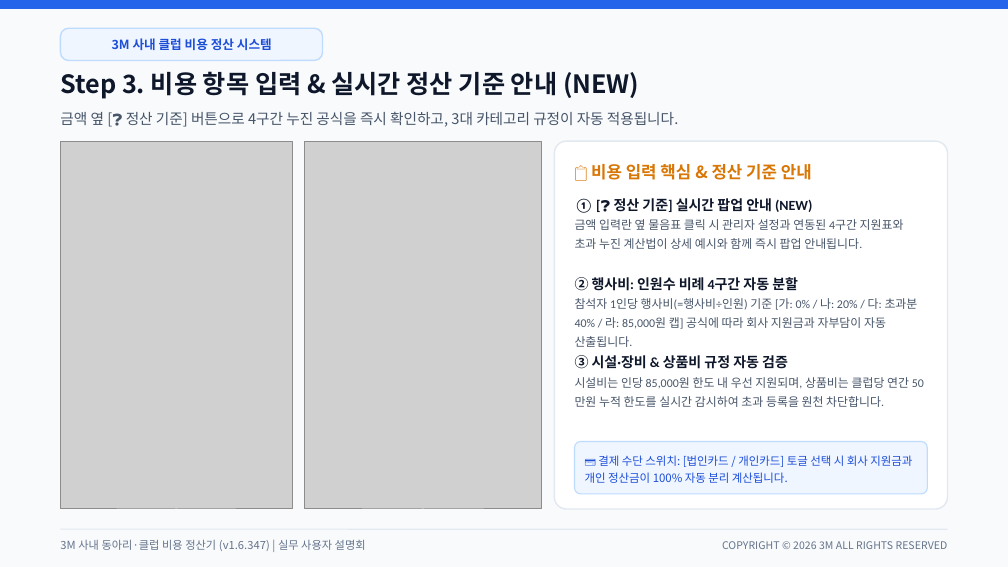
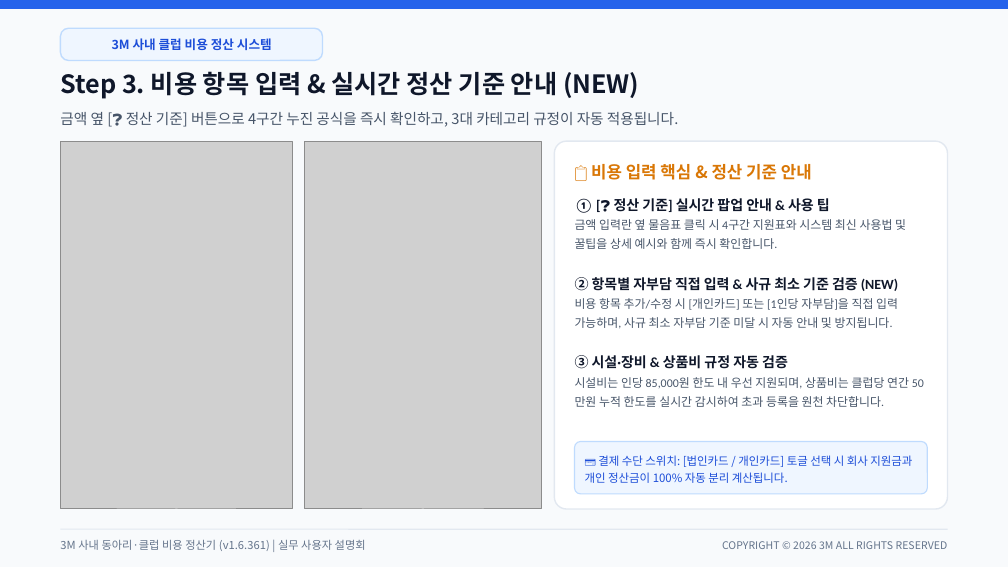
Before and after one commit to gochujangs33-dot/Club-expense, a slide deck: slide 6 of 3M_사내_클럽_비용_정산_시스템_사용_설명회.pptx. Drawn at 1008x567 pixels with LibreOffice and Linux fonts; fonts in the diff are those of the drawing; grey boxes stand for pictures. Boxes give left, top, right and bottom in pixels: in the first picture for what was removed or moved away, otherwise in the second. Text is boxed around its words. In the diff, an @@ line names an element or a change of style, - is before the commit and + after.

Commit message:
v1.6.361: 발표자료(PPTX) 및 인앱 사용법·정산 기준 모달 최신 내용 전면 동기화

```diff
--- a/3M_사내_클럽_비용_정산_시스템_사용_설명회.pptx
+++ b/3M_사내_클럽_비용_정산_시스템_사용_설명회.pptx
@@ text at <box>575,198,906,249</box>: text changed @@
-① [❓ 정산 기준] 실시간 팝업 안내 (NEW)
-금액 입력란 옆 물음표 클릭 시 관리자 설정과 연동된 4구간 지원표와 초과 누진 계산법이 상세 예시와 함께 즉시 팝업 안내됩니다.
+① [❓ 정산 기준] 실시간 팝업 안내 & 사용 팁
+금액 입력란 옆 물음표 클릭 시 4구간 지원표와 시스템 최신 사용법 및 꿀팁을 상세 예시와 함께 즉시 확인합니다.
@@ text at <box>575,277,898,328</box>: text changed @@
-② 행사비: 인원수 비례 4구간 자동 분할
-참석자 1인당 행사비(=행사비÷인원) 기준 [가: 0% / 나: 20% / 다: 초과분 40% / 라: 85,000원 캡] 공식에 따라 회사 지원금과 자부담이 자동 산출됩니다.
+② 항목별 자부담 직접 입력 & 사규 최소 기준 검증 (NEW)
+비용 항목 추가/수정 시 [개인카드] 또는 [1인당 자부담]을 직접 입력 가능하며, 사규 최소 자부담 기준 미달 시 자동 안내 및 방지됩니다.
@@ text at <box>60,540,366,551</box>: text changed @@
-3M 사내 동아리·클럽 비용 정산기 (v1.6.347) | 실무 사용자 설명회
+3M 사내 동아리·클럽 비용 정산기 (v1.6.361) | 실무 사용자 설명회
```
Also in this commit, not shown: 11 other slides changed, 14 other files.
